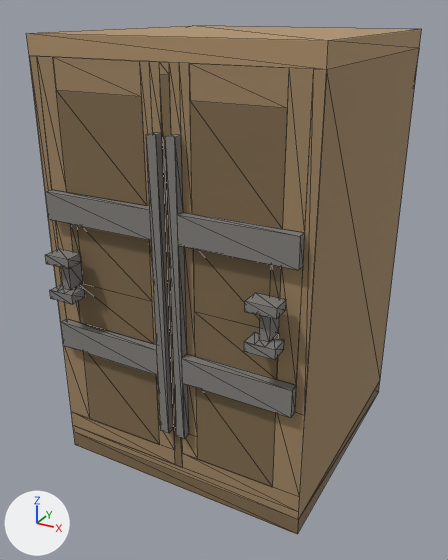
What one commit did to the glTF model assets/interiores/armario_grande_roble_tallado_01.glb.
Camera for both pictures: a 50 mm camera at (2.12, -4.09, 3.35) aimed at (-0.02, -0.21, 1.41). The axes (+X, +Y, +Z) are drawn at lower left. The lights are the same throughout. The picture after the commit comes second. Mesh edges are drawn as thin lines. Vertices at exactly the same position are counted once.

The first picture shows 'armario_grande_roble_tallado'.
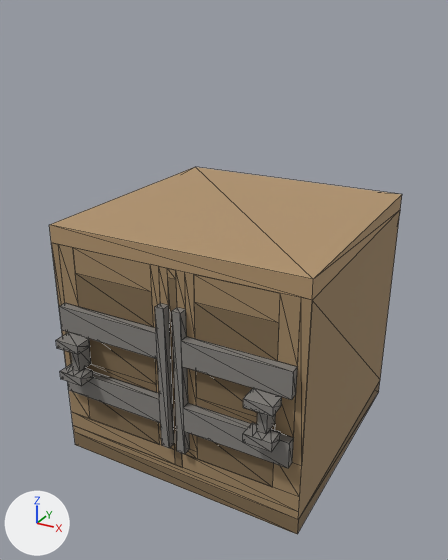
Boxes (x1, y1, x2, y2) around the edits, measured in the pictures (448 x 560 px; the box of a moved part takes in the faces that stretch with it):
'armario_grande_roble_tallado', reshaped (11% narrower, 28% shorter): before (26, 26, 422, 534); after (49, 167, 402, 534)
part 1 of me_armario_grande_roble_tallado, moved or reshaped: before (26, 26, 422, 519); after (49, 167, 402, 519)
part 2 of me_armario_grande_roble_tallado, moved or reshaped: before (146, 61, 184, 439); after (155, 266, 187, 454)
part 3 of me_armario_grande_roble_tallado, moved or reshaped: before (37, 56, 314, 328); after (58, 244, 301, 417)
part 4 of me_armario_grande_roble_tallado, moved or reshaped: before (45, 249, 286, 360); after (56, 332, 282, 452)
part 5 of me_armario_grande_roble_tallado, moved or reshaped: before (29, 56, 326, 497); after (51, 243, 312, 497)
part 6 of me_armario_grande_roble_tallado, moved or reshaped: before (156, 375, 198, 459); after (159, 423, 198, 459)

What the commit changed:
me_armario_grande_roble_tallado is used by ob_armario_grande_roble_tallado; location (0.0, 0.0, 0.0).
me_armario_grande_roble_tallado had 236 vertices, 296 faces and spanned x -1.0..1.0, y -1.2..1.0, z 0.0..3.2.
me_armario_grande_roble_tallado now has 236 vertices, 296 faces and spans x -1.0..1.0, y -1.2..1.0, z 0.0..1.93.
me_armario_grande_roble_tallado part 1: all 52 vertices in x -1.0..1.0, y -1.0..1.0, z 2.87..3.2 are moved by (0.0, 0.0, -1.27).
me_armario_grande_roble_tallado part 2: all 8 vertices in x -0.07..0.13, y -1.07..-1.0, z 2.67 are moved by (0.0, 0.0, -1.13).
me_armario_grande_roble_tallado part 3: all 26 vertices in x -0.93..0.93, y -1.07..-1.0, z 2.0..2.2 are moved by (0.0, 0.0, -0.87).
me_armario_grande_roble_tallado part 4: all 66 vertices in x -0.87..0.87, y -1.2..-1.0, z 1.47..1.8 are moved by (0.0, 0.0, -0.67).
me_armario_grande_roble_tallado part 5: all 26 vertices in x -1.0..1.0, y -1.07..-1.0, z 1.0..1.2 are moved by (0.0, 0.0, -0.4).
me_armario_grande_roble_tallado part 6: all 10 vertices in x -0.13..0.2, y -1.07..-1.0, z 0.53 are moved by (0.0, 0.0, -0.13).
